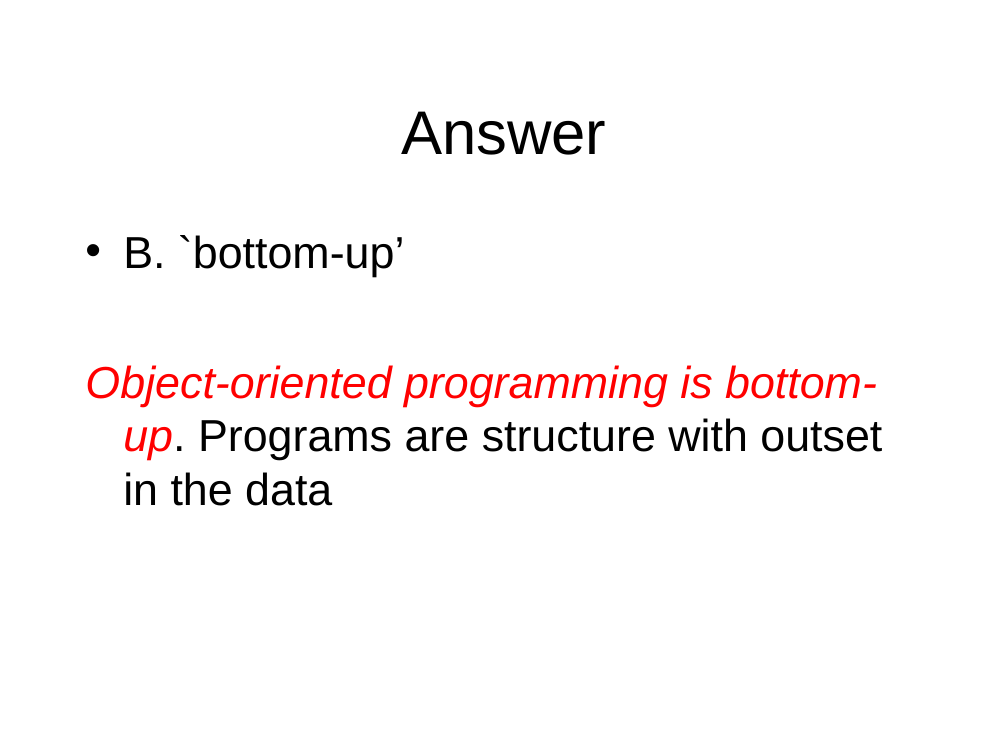
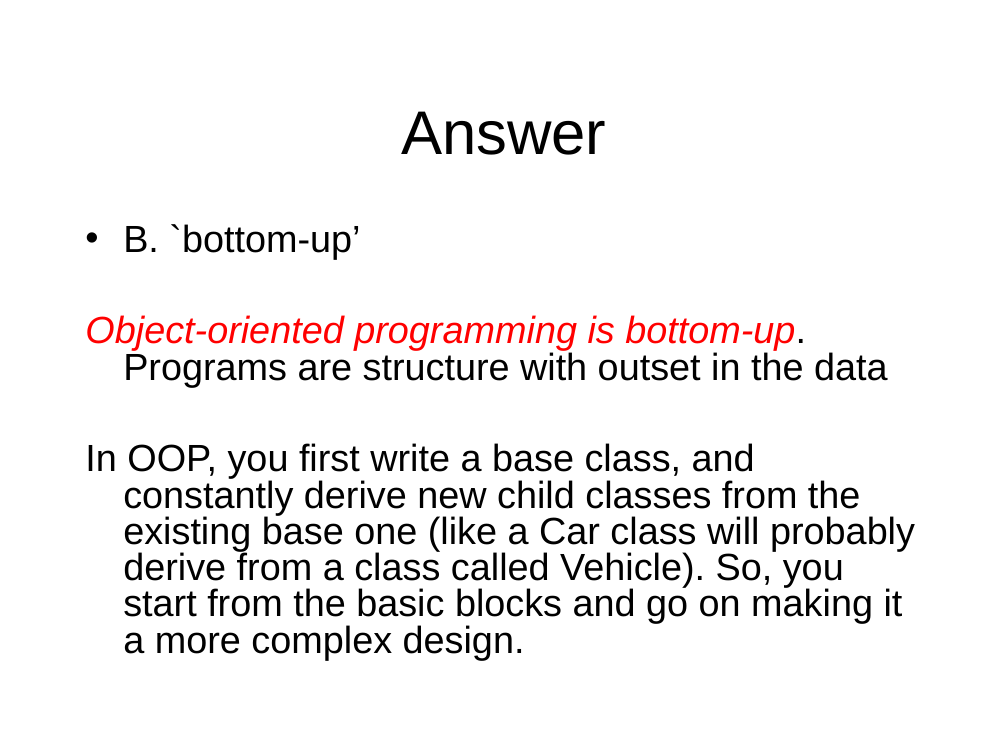
Before and after one commit to octaviordz/zjnu2017.github.io, a slide deck: slide 29 of OOP/lectures/020--Java.Basics.ppt. Drawn at 1008x756 pixels with LibreOffice and Linux fonts; fonts in the diff are those of the drawing. Boxes give left, top, right and bottom in pixels: in the first picture for what was removed or moved away, otherwise in the second. Text is boxed around its words. In the diff, an @@ line names an element or a change of style, - is before the commit and + after.

```diff
--- a/OOP/lectures/020--Java.Basics.ppt
+++ b/OOP/lectures/020--Java.Basics.ppt
@@ text at <box>85,224,888,387</box>: size 32 to 27 pt in "B. `bottom-up’", "Object-oriented programming is bottom-up. Programs are struc ..."; line spacing 1 to 0.8; less space between paragraphs @@
@@ text at <box>85,443,915,660</box>: paragraph added @@
+In OOP, you first write a base class, and constantly derive new child classes from the existing base one (like a Car class will probably derive from a class called Vehicle). So, you start from the basic blocks and go on making it a more complex design.
```
Also in this commit, not shown: 1 other file.
